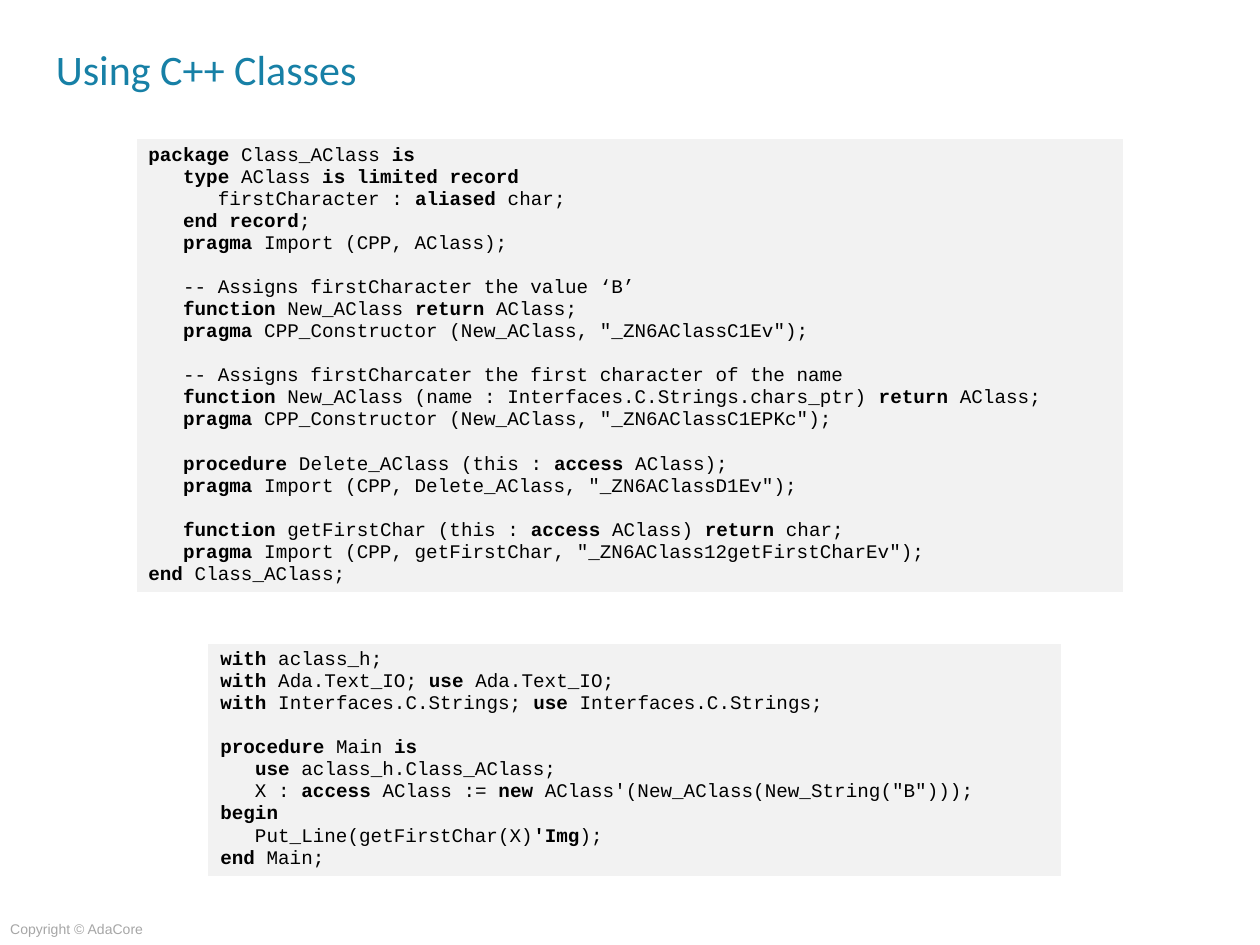
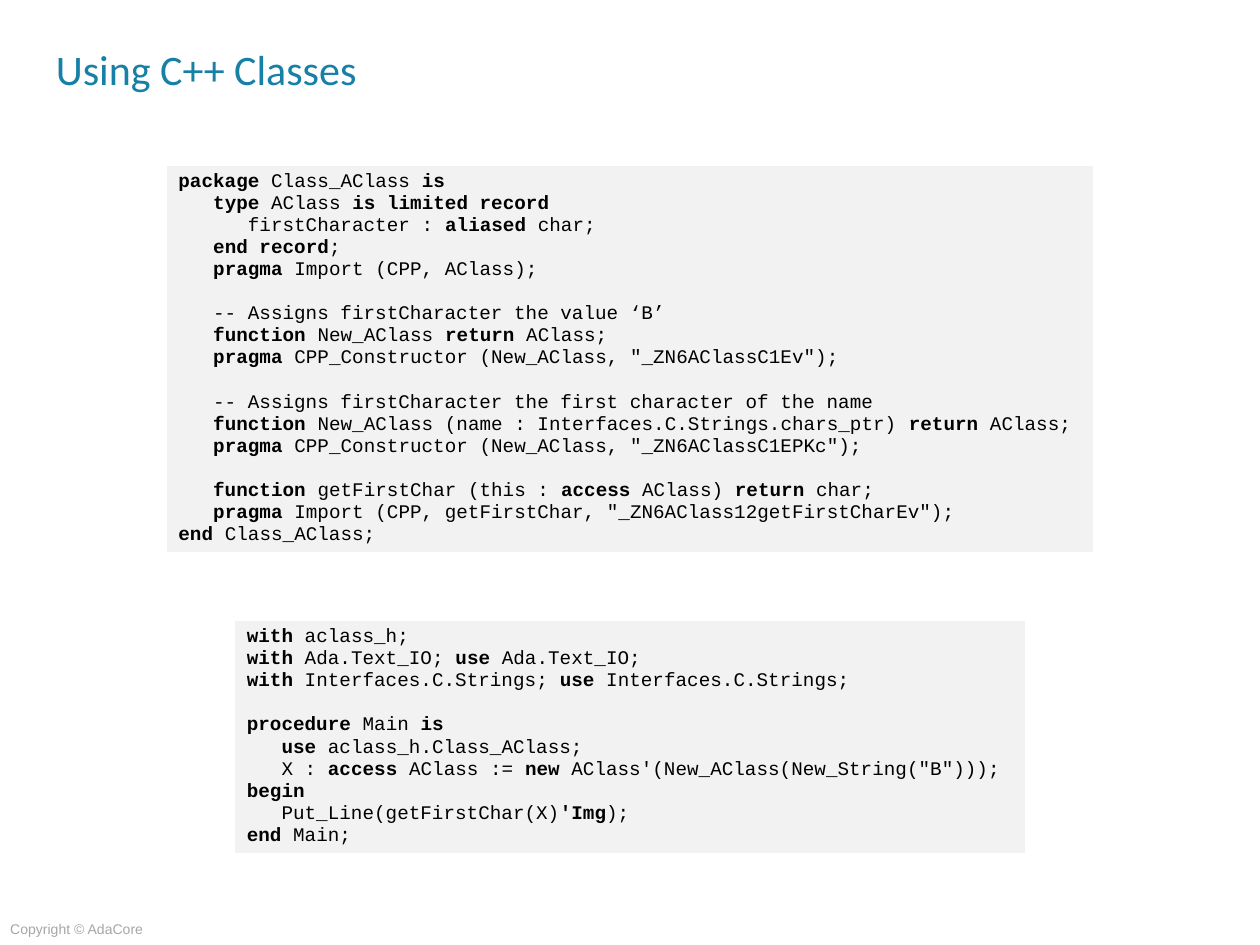
Before and after one commit to AdaCoreU/Courses, a slide deck: slide 11 of lectures/04_Mixed_Language_Programming_In_Ada/03_Ada_and_C++/Slides/03_Ada_and_C++.pptx. Drawn at 1260x945 pixels with LibreOffice and Linux fonts; fonts in the diff are those of the drawing; background and template pictures are left out. Boxes give left, top, right and bottom in pixels: in the first picture for what was removed or moved away, otherwise in the second. Text is boxed around its words. In the diff, an @@ line names an element or a change of style, - is before the commit and + after.

```diff
--- a/lectures/04_Mixed_Language_Programming_In_Ada/03_Ada_and_C++/Slides/03_Ada_and_C++.pptx
+++ b/lectures/04_Mixed_Language_Programming_In_Ada/03_Ada_and_C++/Slides/03_Ada_and_C++.pptx
@@ table at (166,165,1095,571) @@
@@ row 1, column 1: "package Class_AClass is / type AClass is limited record / firstCharacter : aliased char; / end record; / pragma Import (CPP, AClass); / -- Assigns firstCharacter the value ‘B’ / function New_AClass return AClass; / pragma CPP_Constructor (New_AClass, "_ZN6AClassC1Ev"); / -- Assigns firstCharcater the first character of the name / function New_AClass (name : Interfaces.C.Strings.chars_ptr) return AClass; / pragma CPP_Constructor (New_AClass, "_ZN6AClassC1EPKc"); / procedure Delete_AClass (this : access AClass); / pragma Import (CPP, Delete_AClass, "_ZN6AClassD1Ev"); / function getFirstChar (this : access AClass) return char; / pragma Import (CPP, getFirstChar, "_ZN6AClass12getFirstCharEv"); / end Class_AClass;" to "package Class_AClass is / type AClass is limited record / firstCharacter : aliased char; / end record; / pragma Import (CPP, AClass); / -- Assigns firstCharacter the value ‘B’ / function New_AClass return AClass; / pragma CPP_Constructor (New_AClass, "_ZN6AClassC1Ev"); / -- Assigns firstCharacter the first character of the name / function New_AClass (name : Interfaces.C.Strings.chars_ptr) return AClass; / pragma CPP_Constructor (New_AClass, "_ZN6AClassC1EPKc"); / function getFirstChar (this : access AClass) return char; / pragma Import (CPP, getFirstChar, "_ZN6AClass12getFirstCharEv"); / end Class_AClass;" @@
@@ table: place and size @@
-table at (136,139,1124,614)
+table at (166,165,1095,571)
@@ table: place and size @@
-table at (208,643,1062,886)
+table at (234,620,1026,863)
```
Also in this commit, not shown: 7 other slides changed.
